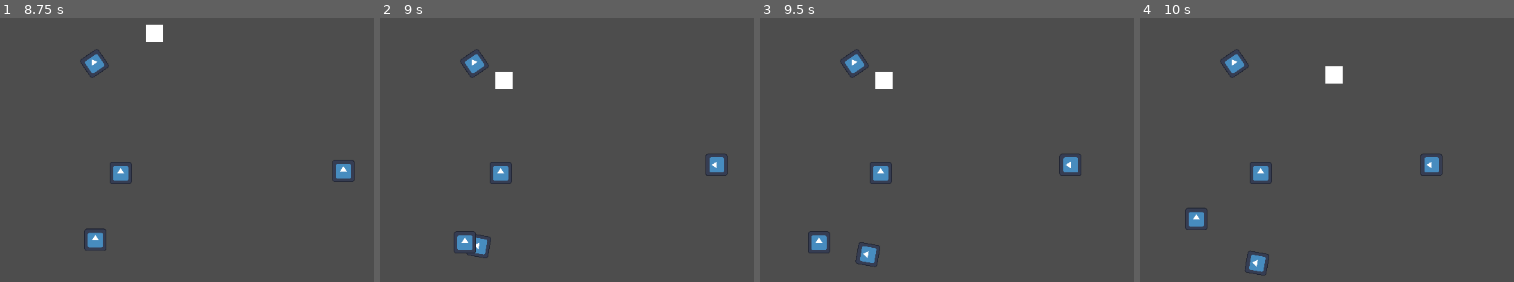
Above: before the commit, frames 1-4 (left to right).
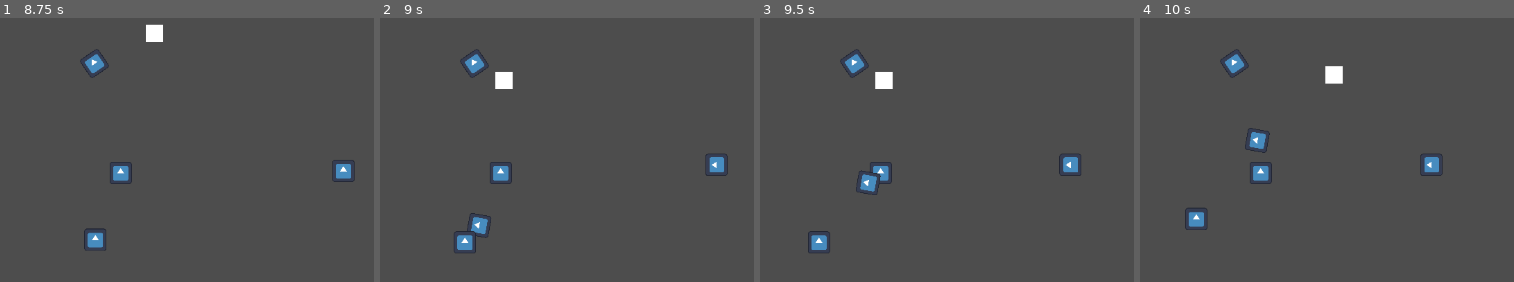
Above: after the commit, the same moments.

Repository: cbcerquiaga/Sandals-of-Blood
Game: Godot game, scene res://match_scene.tscn
Same seed, same stepped clock (60 frames per second), same inputs: the game is played once before the commit and once after it. The engine's default icon, where the game draws it, is replaced by a stand-in: a white triangle on a blue panel in a dark square.
Inputs (mouse positions are in pixels of both pictures, inside the frame that each line leads up to):
- Up to frame 1 (8.75 s): tap Enter (ui_accept) at 0.5, 0.77, 1.25, 1.52, 2, 2.75, 3.02, 3.5, 3.77, 4.52, 6.02, 6.77, 7.52 s; move the mouse to (269, 41) at 0.52 s; hold Right (move_right) 0.53-1.28 s; hold Space (pass_ball) 0.53-1.28 s; move the mouse to (outside the picture) at 1.27 s; hold Down (move_down) 1.28-2.03 s; tap Space (pass_ball) every 1.5 s from 1.35 to 7.35 s; move the mouse to (outside the picture) at 2.02 s; hold Right (move_right) 2.03-2.78 s; hold Space (pass_ball) 2.03-2.78 s; move the mouse to (56, 152) at 2.77 s; hold Up (move_up) 2.78-3.53 s; move the mouse to (332, 131) at 3.52 s; hold Space (pass_ball) 3.53-4.28 s; hold A (move_left) 3.53-5.03 s; move the mouse to (outside the picture) at 4.27 s; move the mouse to (134, 62) at 5.02 s; hold Down (move_down) 5.03-5.78 s; hold Space (pass_ball) 5.03-5.78 s; move the mouse to (outside the picture) at 5.77 s; hold Right (move_right) 5.78-6.53 s; move the mouse to (269, 41) at 6.52 s; hold Up (move_up) 6.53-7.28 s; hold Space (pass_ball) 6.53-7.28 s; move the mouse to (outside the picture) at 7.27 s; hold Right (move_right) 7.28-8.03 s; move the mouse to (outside the picture) at 8.02 s; hold Down (move_down) from 8.03 s (still down); hold Space (pass_ball) from 8.03 s (still down)
- Up to frame 2 (9 s): move the mouse to (436, 152) at 8.77 s; release Down (move_down) at 8.78 s; release Space (pass_ball) at 8.78 s; hold A (move_left) from 8.78 s (still down); tap Space (pass_ball) at 8.85 s
- Up to frame 3 (9.5 s): keep holding A (move_left); tap Enter (ui_accept) at 9.02 s
- Up to frame 4 (10 s): move the mouse to (1472, 131) at 9.52 s; release A (move_left) at 9.53 s; hold Up (move_up) from 9.53 s (still down); hold Space (pass_ball) from 9.53 s (still down); tap Enter (ui_accept) at 9.77 s

Frame 1 is identical in both runs. In frame 2, 0.5% of the frame differs, in the area x 23-30%, y 73-91%; in frame 3, 0.7%, in the area x 25-33%, y 57-95%; in frame 4, 0.6%.

Commit message:
Catcher can throw the ball
closed #4

Diff:
--- a/ball.gd
+++ b/ball.gd
@@ -17,6 +17,7 @@
 var can_be_caught_counter = 0#keeps the player who passes the ball from catching it themself
 var pass_direction = 0 #for throwing passes
 var pass_power = 0 #for throwing passes
+var aim_target
 
 var dropCount = 0 #the more the ball gets fumbled, the more likely it is to end up on the ground
 
@@ -57,8 +58,12 @@
 		else:
 			if (isPassed && can_be_caught_counter > 0):
 				$CollisionShape2D.disabled = true
-				velocity = pass_direction * pass_power
+				position += aim_target * pass_power * delta
+				#velocity = pass_direction * pass_power
 				can_be_caught_counter = can_be_caught_counter - 1
+			elif (isPassed):
+				$CollisionShape2D.disabled = false
+				position += aim_target * pass_power * delta
 			else:
 				$CollisionShape2D.disabled = false
 
@@ -111,7 +116,7 @@
 
 
 func _on_pass_ball(ball_power: Variant, ball_target: Variant) -> void:
-	isPassed = true
+	aim_target = position.direction_to(ball_target)
 	if (ball_power == null):
 		pass_power = 100
 		print("something went wrong passing ball_power")
@@ -121,6 +126,7 @@
 	look_at(ball_target)
 	ball_carrier = null
 	isHeld = false
-	pass_direction = Vector2.RIGHT.rotated(rotation)
+	#pass_direction = Vector2.RIGHT.rotated(rotation)
 	can_be_caught_counter = 50 #frames to allow the ball to get away from the thrower
+	isPassed = true
 	pass
--- a/throw_cursor.gd
+++ b/throw_cursor.gd
@@ -14,8 +14,8 @@
 
 # Called every frame. 'delta' is the elapsed time since the previous frame.
 func _process(delta: float) -> void:
-	if visible:
-		print(global_position)
+	#if visible:
+		#print(global_position)
 		#position = get_viewport().get_mouse_position()
 	pass
 
